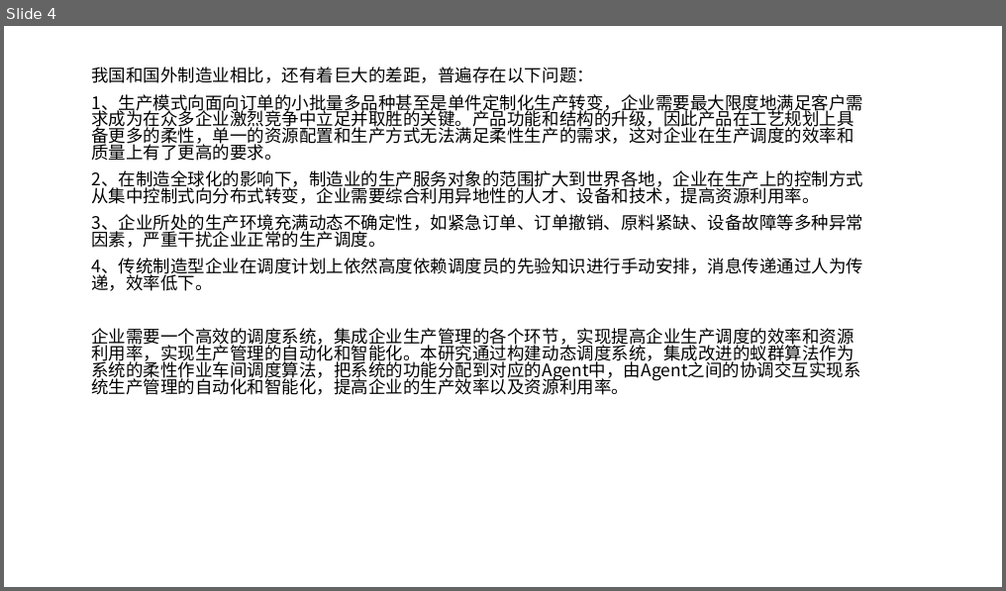
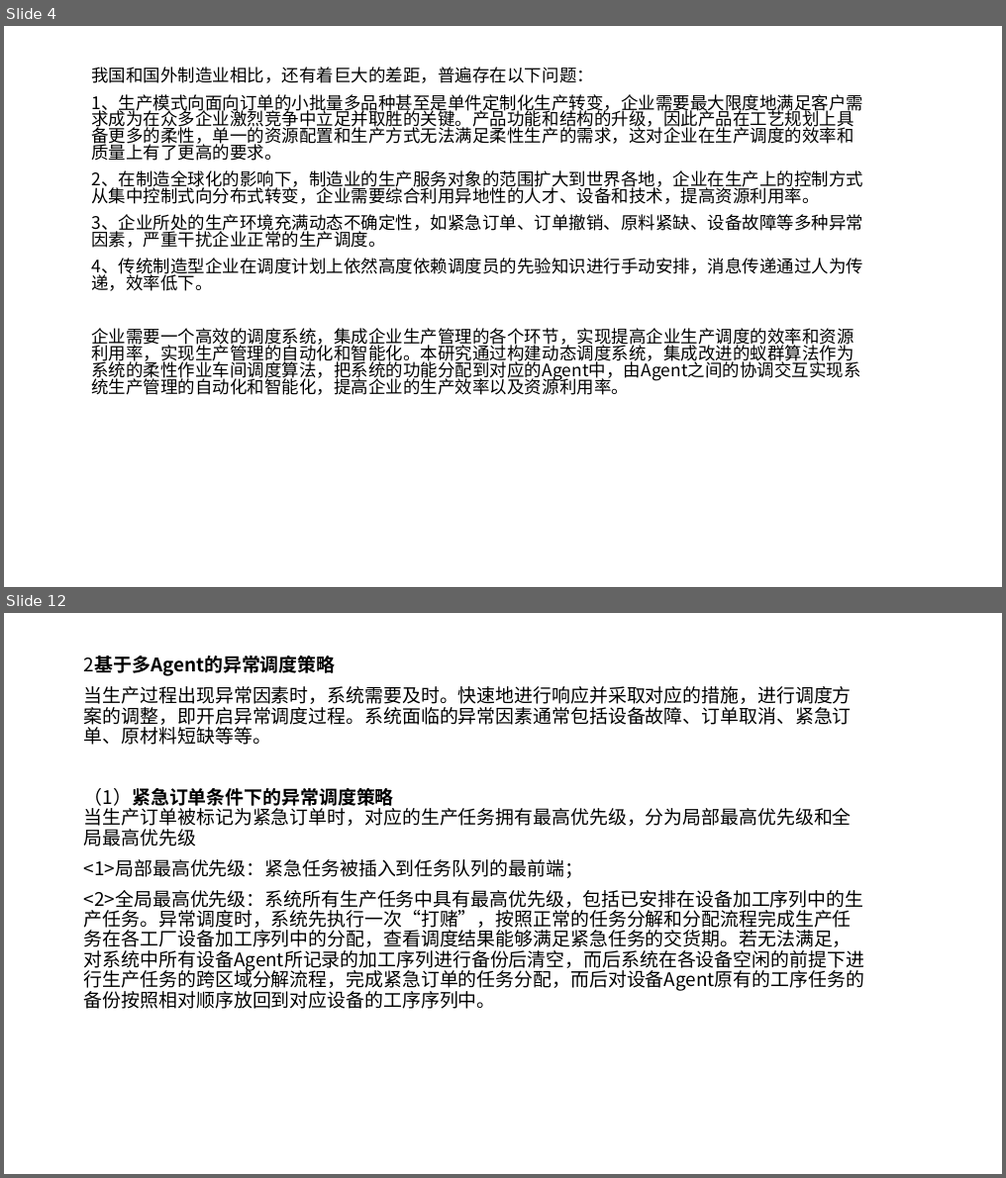
Before and after one commit to WeileLiang/FinalPro, a slide deck: 毕业答辩PPT/新建 Microsoft PowerPoint 演示文稿.pptx. Shown one above the other, each under a label of ours: slide 4 before the commit, slides 4 and 12 after it; the slides between them are not shown. The pictures are 1006x591 and 1006x1178 pixels, drawn with LibreOffice and Linux fonts; fonts in the diff are those of the drawing. Boxes give left, top, right and bottom in pixels: in the first picture for what was removed or moved away, otherwise in the second. Text is boxed around its words. In the diff, an @@ line names an element or a change of style, - is before the commit and + after.

```diff
--- a/毕业答辩PPT/新建 Microsoft PowerPoint 演示文稿.pptx
+++ b/毕业答辩PPT/新建 Microsoft PowerPoint 演示文稿.pptx
@@ slide 12 added at (4, 613, 1002, 1174), background #FFFFFF @@
@@ subtitle added at (84, 656, 864, 1009), 18 pt, text #000000 @@
+2基于多Agent的异常调度策略
+当生产过程出现异常因素时，系统需要及时。快速地进行响应并采取对应的措施，进行调度方案的调整，即开启异常调度过程。系统面临的异常因素通常包括设备故障、订单取消、紧急订单、原材料短缺等等。
+（1）紧急订单条件下的异常调度策略
+当生产订单被标记为紧急订单时，对应的生产任务拥有最高优先级，分为局部最高优先级和全局最高优先级
+<1>局部最高优先级：紧急任务被插入到任务队列的最前端；
+<2>全局最高优先级：系统所有生产任务中具有最高优先级，包括已安排在设备加工序列中的生产任务。异常调度时，系统先执行一次“打赌”，按照正常的任务分解和分配流程完成生产任务在各工厂设备加工序列中的分配，查看调度结果能够满足紧急任务的交货期。若无法满足，对系统中所有设备Agent所记录的加工序列进行备份后清空，而后系统在各设备空闲的前提下进行生产任务的跨区域分解流程，完成紧急订单的任务分配，而后对设备Agent原有的工序任务的备份按照相对顺序放回到对应设备的工序序列中。
```
Also in this commit, not shown: 26 other slides added, 1 slide removed, 30 other files.
